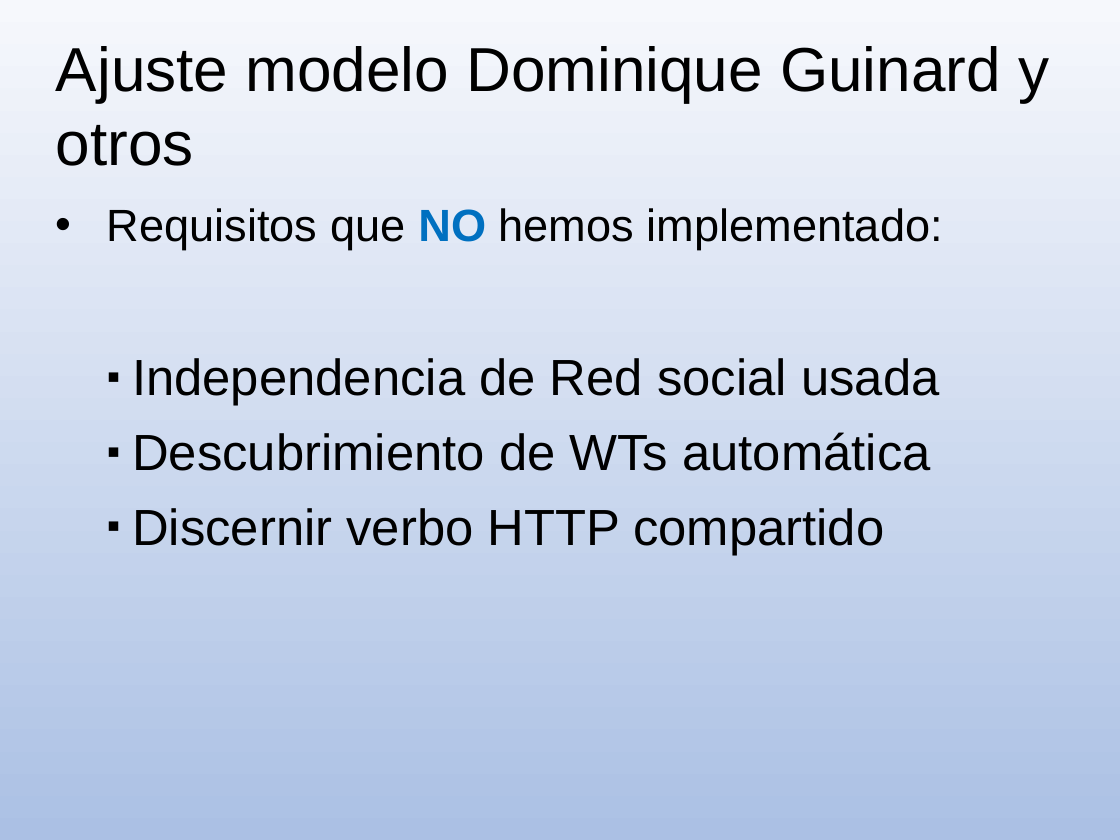
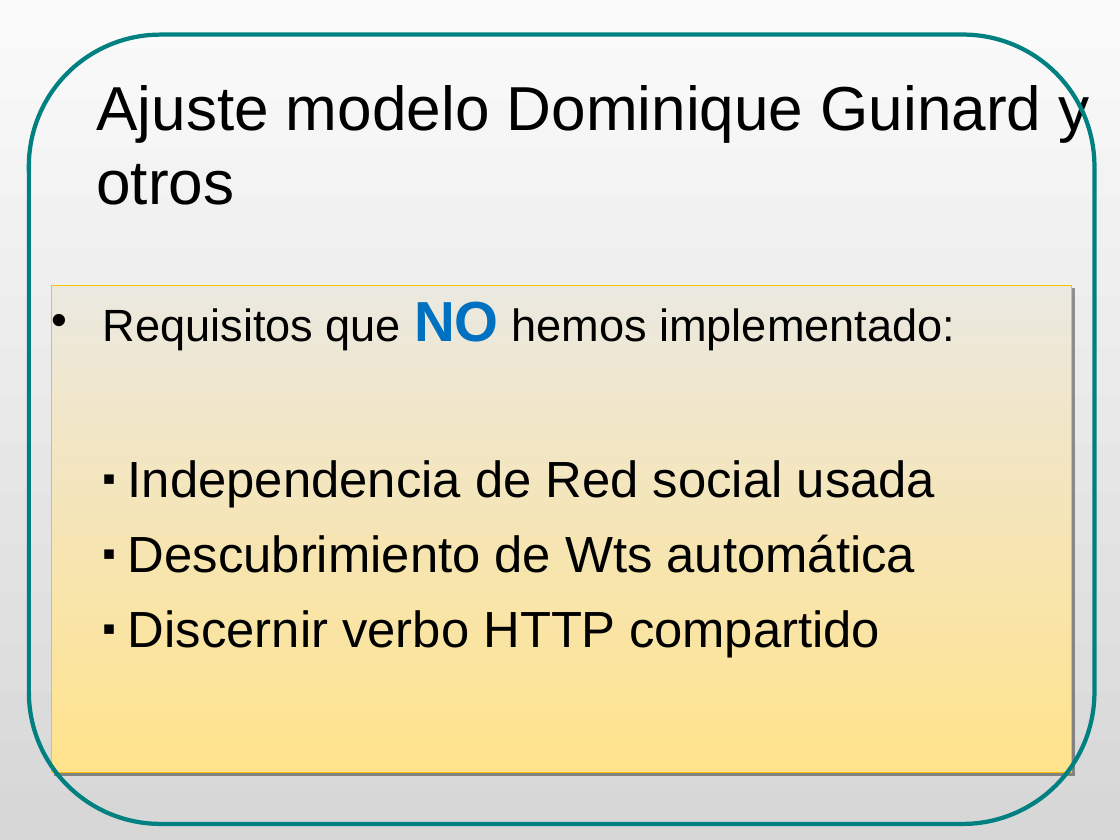
Before and after one commit to danielsalgadop/sac, a slide deck: slide 11 of docs/presentation/social_access_controller_ODP_final.odp (slide 12 before the commit). Drawn at 1120x840 pixels with LibreOffice and Linux fonts; fonts in the diff are those of the drawing. Boxes give left, top, right and bottom in pixels: in the first picture for what was removed or moved away, otherwise in the second. Text is boxed around its words. In the diff, an @@ line names an element or a change of style, - is before the commit and + after.

```diff
--- a/docs/presentation/social_access_controller_ODP_final.odp
+++ b/docs/presentation/social_access_controller_ODP_final.odp
@@ background gradient #F6F8FC to #ABC0E4 to gradient #FAFAFA to #D7D7D7 @@
@@ freeform shape added at (28,35,1095,824), outline #008080 3 pt @@
@@ title "Ajuste modelo Dominique Guinard y ..." rewrapped from (56,46,1049,166) to (96,80,1090,205) @@
@@ text "Requisitos que NO hemos implementado:": place and size @@
-text "Requisitos que NO hemos implementado:" at (107,208,943,555)
+text "Requisitos que NO hemos implementado:" at (52,286,1072,772)
@@ text "Requisitos que NO hemos implementado:" at (52,286,1072,772): fill none to gradient #EBE8DF to #FFE38C; outline none to #FFC000 0.51 pt; shadow on @@
@@ text at (102,301,955,350): size 32 to 40 pt in "NO" @@
@@ text at (128,534,915,573): text changed @@
-  ▪ Descubrimiento de WTs automática
+  ▪ Descubrimiento de Wts automática
```
Also in this commit, not shown: 40 other slides changed, 5 slides added, 3 slides removed, 4 other files.
